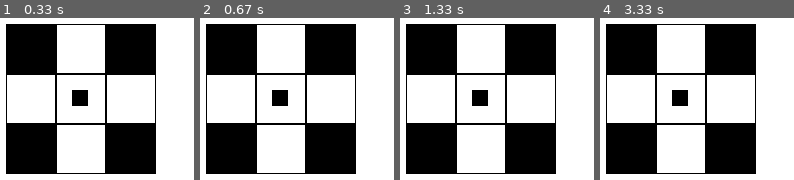
Above: before the commit, frames 1-4 (left to right).
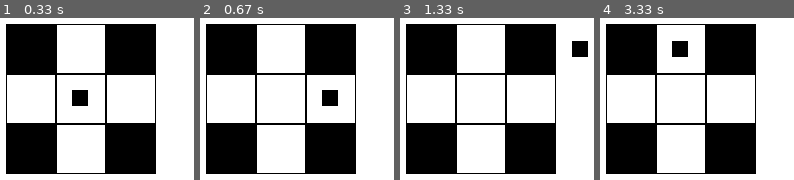
Above: after the commit, the same moments.

Repository: sillypantscoder/pygame_maze
Game: pygame game, started from main.py
The game is run twice, just before and just after one commit, with the same random seed, the same clock (stepped at 60 frames per second) and the same inputs.
Inputs:
- Up to frame 1 (0.33 s): no input
- Up to frame 2 (0.67 s): hold D from 0.33 s (still down)
- Up to frame 3 (1.33 s): release D at 0.8 s; hold W 0.83-1.13 s; hold D from 1.17 s (still down)
- Up to frame 4 (3.33 s): release D at 1.63 s; hold A 1.67-2.2 s; hold S 2.23-2.53 s; hold A 2.57-2.97 s; hold W from 3 s (still down)

Frame 1 is identical in both runs. In frame 2, 1.6% of the frame differs, in the area x 37-72%, y 44-55%; in frame 3, 1.6%; in frame 4, 1.6%.

Commit message:
Player can move

Diff:
--- a/main.py
+++ b/main.py
@@ -6,6 +6,17 @@
 BOARD = [{"x": x, "y": y, "state": 1 * ((x != 0) and (y != 0))} for x in [-1, 0, 1] for y in [-1, 0, 1]]
 playerpos = [0, 0]
 SCREENSIZE = [500, 500]
+
+def playerMove(direction: str) -> None:
+	"""Moves the player in the given direction."""
+	if direction == "up":
+		playerpos[1] -= 1
+	elif direction == "down":
+		playerpos[1] += 1
+	elif direction == "left":
+		playerpos[0] -= 1
+	elif direction == "right":
+		playerpos[0] += 1
 
 screen = pygame.display.set_mode(SCREENSIZE, pygame.RESIZABLE)
 
@@ -18,6 +29,15 @@
 		elif event.type == pygame.VIDEORESIZE:
 			SCREENSIZE = event.size
 			screen = pygame.display.set_mode(SCREENSIZE, pygame.RESIZABLE)
+		elif event.type == pygame.KEYDOWN:
+			if event.key == pygame.K_w:
+				playerMove("up")
+			elif event.key == pygame.K_s:
+				playerMove("down")
+			elif event.key == pygame.K_a:
+				playerMove("left")
+			elif event.key == pygame.K_d:
+				playerMove("right")
 	# Drawing
 	offset = [(SCREENSIZE[0] / 2) - (ZOOM / 2), (SCREENSIZE[1] / 2) - (ZOOM / 2)]
 	screen.fill(WHITE)
